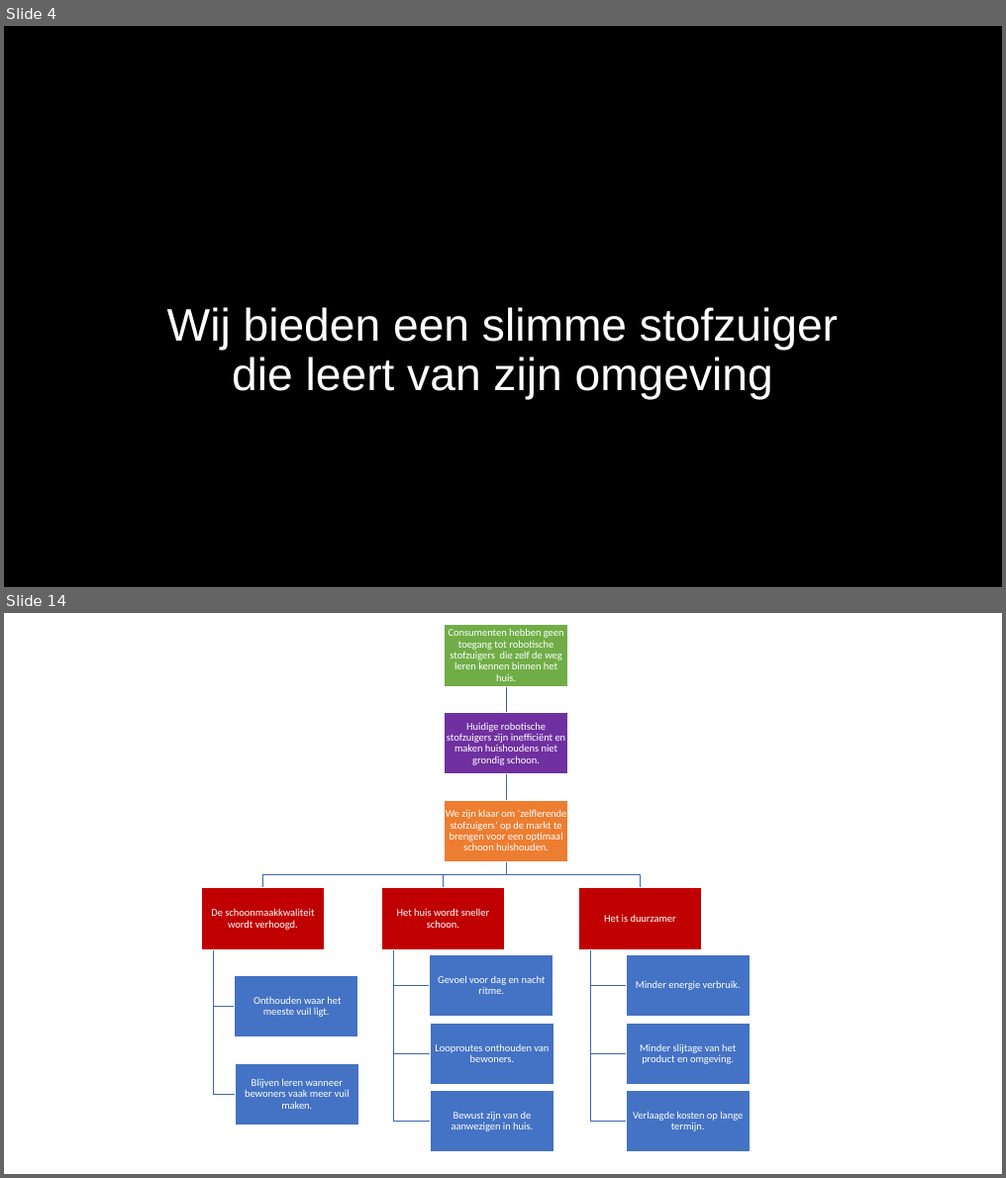
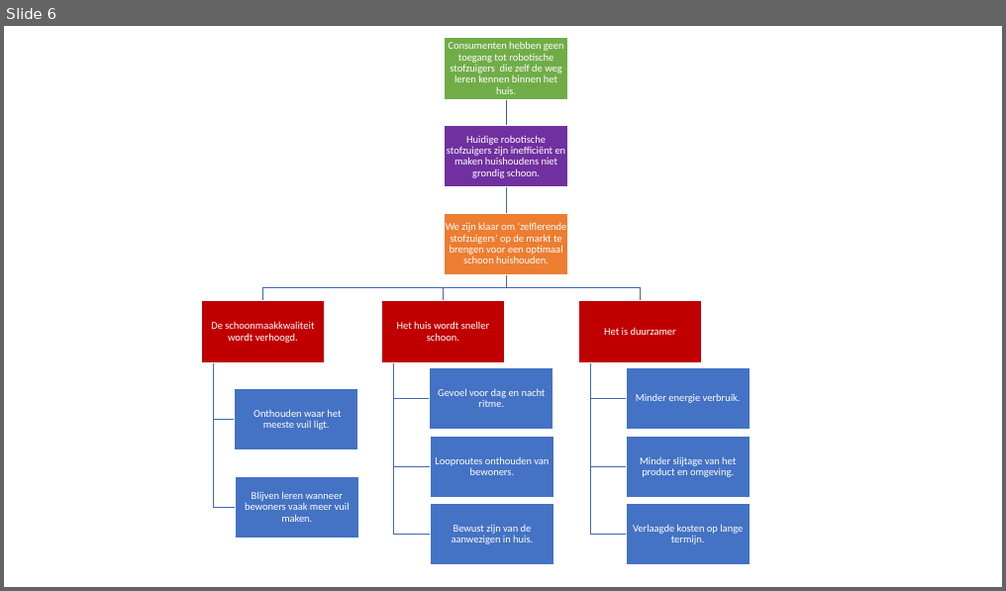
Before and after one commit to WouterNoordhof/NotS-P-Stofzuiger, a slide deck: docs/Presentaties/StoryboardPresentatie.pptx. Shown one above the other, each under a label of ours: slides 4 and 14 before the commit, slide 6 after it; the slides between them are not shown. The pictures are 1006x1178 and 1006x591 pixels, drawn with LibreOffice and Linux fonts; fonts in the diff are those of the drawing; background and template pictures are left out. Boxes give left, top, right and bottom in pixels: in the first picture for what was removed or moved away, otherwise in the second. Text is boxed around its words. In the diff, an @@ line names an element or a change of style, - is before the commit and + after.

```diff
--- a/docs/Presentaties/StoryboardPresentatie.pptx
+++ b/docs/Presentaties/StoryboardPresentatie.pptx
@@ slide 4 removed at (4,26,1002,587), background picture (left out) @@
@@ title removed at (167,307,838,400) @@
-Wij bieden een slimme stofzuiger die leert van zijn omgeving
@@ what was slide 14 is now slide 6 @@
```
Also in this commit, not shown: 5 slides added, 12 other slides removed.
